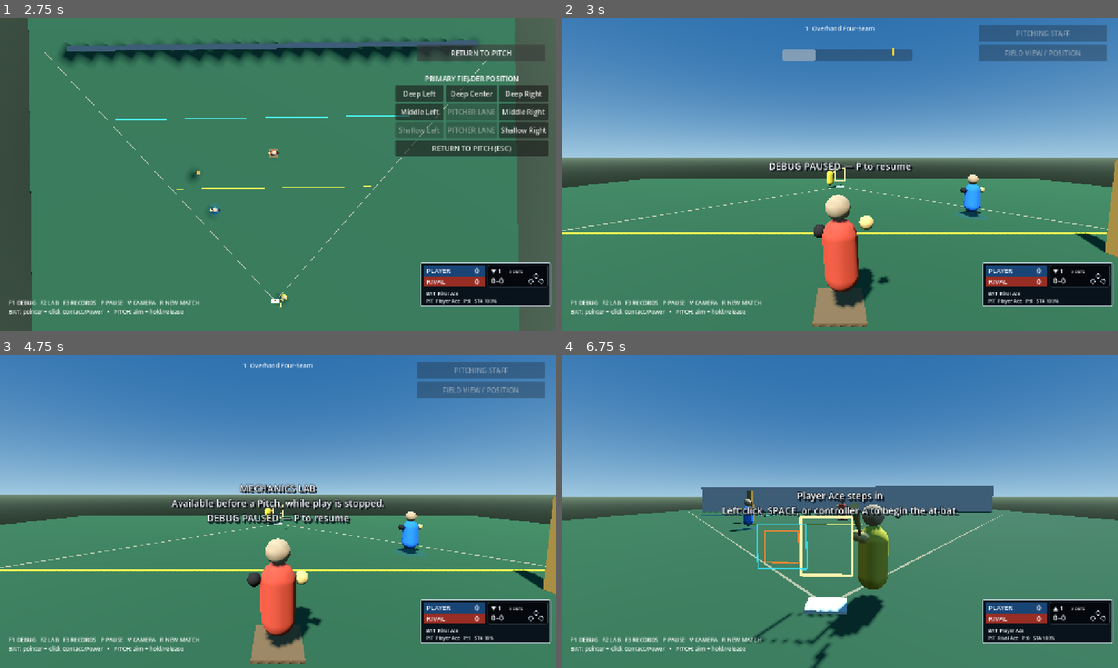
Above: before the commit, frames 1-4 (two rows, left to right).
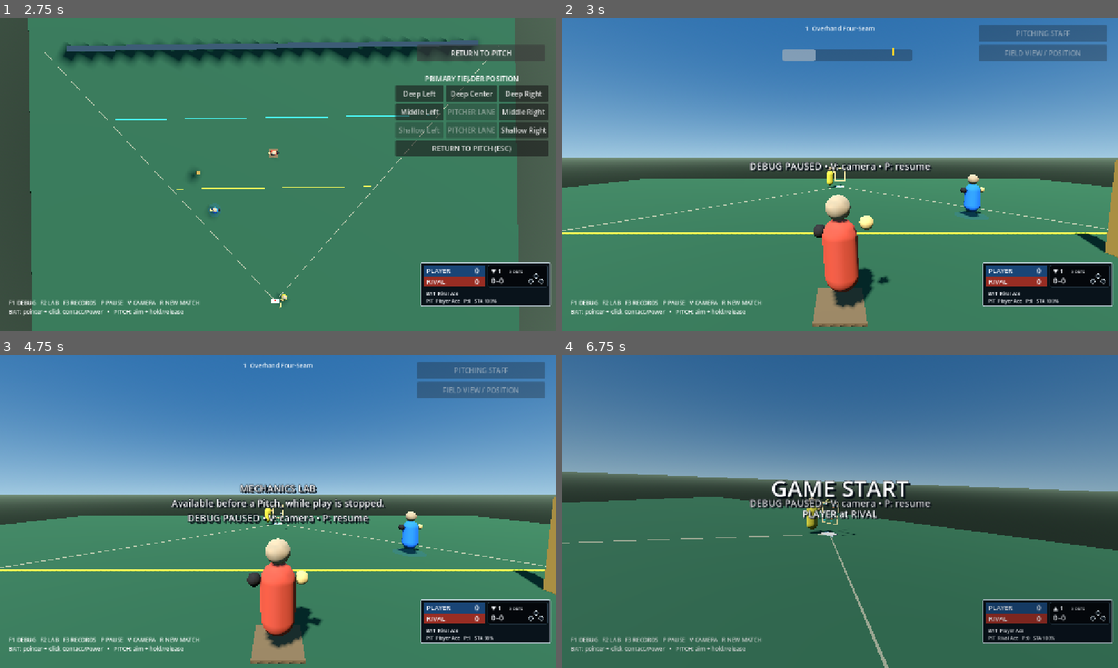
Above: after the commit, the same moments.

Repository: jkz1one/wiffaltro
Game: Godot game, scene res://src/tests/player_flow_test.tscn
Same seed, same stepped clock (60 frames per second), same inputs: the game is played once before the commit and once after it. This scene is started directly instead of the project's main scene.
Inputs (mouse positions are in pixels of both pictures, inside the frame that each line leads up to):
- Up to frame 1 (2.75 s): click "FIELD VIEW / POSITION" at 0.5 s; click "Deep Left" at 1.25 s; click "FIELD VIEW / POSITION" at 2 s
- Up to frame 2 (3 s): click "Deep Center" at 2.75 s
- Up to frame 3 (4.75 s): click "FIELD VIEW / POSITION" at 3.5 s; click "Deep Right" at 4.25 s
- Up to frame 4 (6.75 s): click (979, 448) at 5 s, where only the run before the commit has a clickable "Middle Left"; tap Enter at 5.75 s; move the mouse to (962, 495) at 5.77 s; tap V at 5.85 s; click (962, 495) at 5.92 s; tap R at 6.05 s; drag from (728, 527) to (812, 574) at 6.52 s

Frame 1 is identical in both runs. In frame 2, 0.6% of the frame differs, in the area x 33-67%, y 46-50%; in frame 3, 0.8%; in frame 4, 71%, in the area x 0-100%, y 0-100%.

Commit message:
Enable paused camera inspection and complete pre-playtest loop checks
Allow V to cycle inspection views while actors and gameplay timers stay frozen. Restore the prior view through normal smoothing on resume, and explicitly pause bat and batter animation.

Exercise camera inspection across match/lab states and carry live-match tests through the final-score outro and fresh-game restart. Update the human playtest handoff and reconcile the existing post-approval roadmap.

Validation: full Godot 4.7.2 verification passes. Human fun-gate approval and representative F3 sampling remain pending.

Diff:
--- a/src/labs/pitch_bat_lab/pitch_bat_lab.gd
+++ b/src/labs/pitch_bat_lab/pitch_bat_lab.gd
@@ -175,9 +175,9 @@
 
 
 func _process(delta: float) -> void:
+	PitchBatLabFeelSupport.update(self, delta)
 	if _debug_paused:
 		return
-	PitchBatLabFeelSupport.update(self, delta)
 	if _match_mode and _match_state != null:
 		if (
 			_match_state.phase != MatchState.Phase.GAME_END
--- a/src/labs/pitch_bat_lab/pitch_bat_lab_feel_support.gd
+++ b/src/labs/pitch_bat_lab/pitch_bat_lab_feel_support.gd
@@ -46,6 +46,9 @@
 
 
 static func update(lab: PitchBatLab, delta_seconds: float) -> void:
+	if lab._debug_paused:
+		_update_camera(lab, delta_seconds)
+		return
 	if _update_match_presentation(lab, delta_seconds):
 		_update_camera(lab, delta_seconds)
 		PitchBatLabPresentation.refresh_event(lab)
@@ -355,9 +358,10 @@
 	lab.get_tree().paused = lab._debug_paused
 	if lab._debug_paused:
 		lab._status_before_pause = lab._status_label.text
-		lab._status_label.text = "DEBUG PAUSED — P to resume"
+		lab._status_label.text = "DEBUG PAUSED • V: camera • P: resume"
 	else:
 		lab._status_label.text = lab._status_before_pause
+		lab._camera_director.restore_after_pause()
 	lab._refresh_config()
 
 
@@ -367,13 +371,14 @@
 	lab._debug_paused = false
 	lab.get_tree().paused = false
 	lab._status_label.text = lab._status_before_pause
+	lab._camera_director.restore_after_pause()
 
 
 static func toggle_match_mode(lab: PitchBatLab) -> void:
 	if lab._match_mode and not _can_suspend_match_for_lab(lab):
 		lab._status_label.text = "MECHANICS LAB\nAvailable before a Pitch, while play is stopped."
 		if lab._debug_paused:
-			lab._status_label.text += "\nDEBUG PAUSED — P to resume"
+			lab._status_label.text += "\nDEBUG PAUSED • V: camera • P: resume"
 		lab._refresh_config()
 		return
 	reset_debug_pause(lab)
--- a/src/labs/pitch_bat_lab/pitch_bat_lab_input.gd
+++ b/src/labs/pitch_bat_lab/pitch_bat_lab_input.gd
@@ -226,6 +226,10 @@
 			PitchBatLabFeelSupport.dump_records(lab)
 		KEY_P:
 			PitchBatLabFeelSupport.toggle_debug_pause(lab)
+		KEY_V:
+			if not lab._debug_paused:
+				return false
+			lab._cycle_camera()
 		_:
 			return false
 	return true
--- a/src/labs/pitch_bat_lab/pitch_bat_lab_presentation.gd
+++ b/src/labs/pitch_bat_lab/pitch_bat_lab_presentation.gd
@@ -52,11 +52,13 @@
 
 	lab._batter_avatar = PlayerAvatar.new()
 	lab._batter_avatar.name = "BatterAvatar"
+	lab._batter_avatar.process_mode = Node.PROCESS_MODE_PAUSABLE
 	lab.add_child(lab._batter_avatar)
 	lab._batter_avatar.configure(PlayerAvatar.Role.BATTER, false, false, Color(0.94, 0.78, 0.18))
 
 	lab._bat_actor = BatActor.new()
 	lab._bat_actor.name = "BatActor"
+	lab._bat_actor.process_mode = Node.PROCESS_MODE_PAUSABLE
 	lab.add_child(lab._bat_actor)
 
 
@@ -362,6 +364,9 @@
 
 
 static func cycle_camera(lab: PitchBatLab) -> void:
+	if lab._debug_paused:
+		lab._camera_director.cycle_paused_view()
+		return
 	if lab._field_setup_active:
 		return
 	lab._camera_mode = (lab._camera_mode + 1) % 4
--- a/src/presentation/camera/match_camera_director.gd
+++ b/src/presentation/camera/match_camera_director.gd
@@ -32,10 +32,27 @@
 var _presentation_motion: PresentationMotion = PresentationMotion.STILL
 var _presentation_progress: float = 0.0
 var _defense_ball_view: bool = false
+var _shot_before_inspection: int = -1
 
 
 func set_shot(next_shot: Shot) -> void:
 	shot = next_shot
+	if _shot_before_inspection >= 0:
+		# Closing a setup panel during inspection changes the view to restore.
+		_shot_before_inspection = int(next_shot)
+
+
+func cycle_paused_view() -> void:
+	if _shot_before_inspection < 0:
+		_shot_before_inspection = int(shot)
+	shot = ((int(shot) + 1) % 4) as Shot
+
+
+func restore_after_pause() -> void:
+	if _shot_before_inspection < 0:
+		return
+	shot = _shot_before_inspection as Shot
+	_shot_before_inspection = -1
 
 
 func set_batter_handedness(is_left_handed: bool) -> void:
--- a/src/tests/live_match_test.gd
+++ b/src/tests/live_match_test.gd
@@ -57,9 +57,36 @@
 	print("LIVE_MATCH seed=", run_seed, " score=", lab._match_state.score_label(),
 		" inning=", lab._match_state.inning, " records=", lab._play_records.size(),
 		" balls_in_play=", live_balls)
+	await _check_outro_and_restart(lab)
 	lab.queue_free()
 	await get_tree().process_frame
 	DirAccess.remove_absolute(export_path)
+
+
+func _check_outro_and_restart(lab: PitchBatLab) -> void:
+	var final_score: String = lab._match_state.score_label()
+	var record_count: int = lab._play_records.size()
+	var export_path: String = lab._record_export.path
+	for frame in range(420):
+		await get_tree().physics_frame
+		if lab._match_presentation_director.mode == MatchPresentationDirector.Mode.OUTRO_HOLD:
+			break
+	_check(lab._match_presentation_director.mode == MatchPresentationDirector.Mode.OUTRO_HOLD,
+		"finished match must settle on its outro")
+	_check(lab._match_state.score_label() == final_score and lab._play_records.size() == record_count,
+		"outro must preserve the final score and completed records")
+	var restart: InputEventKey = InputEventKey.new()
+	restart.keycode = KEY_R
+	restart.pressed = true
+	PitchBatLabInput.handle(lab, restart)
+	_check(lab._match_state.phase == MatchState.Phase.PRE_PITCH
+		and lab._match_state.inning == 1 and lab._match_state.top_half
+		and lab._match_state.away_team.runs == 0 and lab._match_state.home_team.runs == 0,
+		"R after the outro must start a fresh game")
+	_check(lab._match_presentation_director.mode == MatchPresentationDirector.Mode.INTRO
+		and lab._play_records.is_empty() and not lab._pitch_actor.running
+		and lab._batted_ball == null, "restart must clear old actors and begin the new intro")
+	_check(FileAccess.file_exists(export_path), "restart must retain the finished match's QC file")
 
 
 func _check(condition: bool, message: String) -> void:
--- a/src/tests/player_flow_test.gd
+++ b/src/tests/player_flow_test.gd
@@ -8,6 +8,7 @@
 	process_mode = Node.PROCESS_MODE_ALWAYS
 	await _test_paused_release()
 	await _test_paused_mode_switch()
+	await _test_paused_cameras()
 	await _test_setup_input()
 	await _test_lab_return()
 	await _test_batting(&"swing.contact")
@@ -159,7 +160,96 @@
 		lab._pitching_staff_active = false
 		lab._field_setup_active = false
 		lab._apply_role_camera()
-	await _free_lab(lab)
+	# The return button remains usable during pause; it must supersede the
+	# inspected setup camera when normal play resumes.
+	lab._toggle_field_setup()
+	_key(lab, KEY_P)
+	_key(lab, KEY_V)
+	lab._toggle_field_setup()
+	_key(lab, KEY_P)
+	_check(not lab._field_setup_active
+		and lab._camera_director.shot == MatchCameraDirector.Shot.PITCHING,
+		"closing setup during paused inspection must restore the gameplay camera")
+	await _free_lab(lab)
+
+
+func _test_paused_cameras() -> void:
+	for context in ["ready", "delivery", "pitch", "swing", "staff", "field", "intro", "lab"]:
+		var lab: PitchBatLab = _new_lab(context != "swing" and context != "lab")
+		match context:
+			"delivery", "pitch":
+				_key(lab, KEY_SPACE)
+				await _frames(8 if context == "delivery" else 27)
+				if context == "pitch":
+					_key(lab, KEY_SPACE, false)
+			"swing":
+				await _start_batting_pitch(lab)
+				_key(lab, KEY_Z)
+				await _frames(2)
+				_check(lab._bat_actor._swinging, "pause fixture must have an active swing")
+			"staff":
+				lab._toggle_pitching_staff()
+				await _frames(12)
+			"field":
+				lab._toggle_field_setup()
+				await _frames(12)
+			"intro":
+				PitchBatLabFeelSupport.begin_match_intro(lab)
+			"lab":
+				_key(lab, KEY_F2)
+				_key(lab, KEY_SPACE)
+		await _inspect_paused_scene(lab, context)
+		await _free_lab(lab)
+
+
+func _inspect_paused_scene(lab: PitchBatLab, context: String) -> void:
+	var original_shot: MatchCameraDirector.Shot = lab._camera_director.shot
+	var original_mode: int = lab._camera_mode
+	_key(lab, KEY_P)
+	var frozen: Array = _gameplay_snapshot(lab)
+	for view in range(4):
+		var previous_shot: MatchCameraDirector.Shot = lab._camera_director.shot
+		var previous_transform: Transform3D = lab._camera.global_transform
+		_key(lab, KEY_V)
+		_check(lab._camera_director.shot != previous_shot,
+			context + ": V must select another view while paused")
+		await _frames(8)
+		_check(not lab._camera.global_transform.is_equal_approx(previous_transform),
+			context + ": paused camera must actually move")
+		_check(lab._debug_paused and get_tree().paused,
+			context + ": camera inspection must preserve pause")
+		_check(_gameplay_snapshot(lab) == frozen,
+			context + ": camera inspection must freeze simulation, poses, and timers")
+	# Leave inspection on a different view to exercise restoration on resume.
+	_key(lab, KEY_V)
+	var inspection_transform: Transform3D = lab._camera.global_transform
+	_key(lab, KEY_P)
+	_check(lab._camera_director.shot == original_shot and lab._camera_mode == original_mode,
+		context + ": resume must restore the previous view")
+	_check(lab._camera.global_transform == inspection_transform,
+		context + ": resume must interpolate back rather than snap")
+
+
+func _gameplay_snapshot(lab: PitchBatLab) -> Array:
+	var pitch: PitchState = lab._pitch_actor.state
+	var play: BallPlayState = lab._ball_play_resolver.state
+	return [
+		lab._match_state.phase, lab._match_state.elapsed_seconds,
+		lab._match_state.score_label(), lab._match_state.plate_appearance_number,
+		lab._match_state.balls, lab._match_state.strikes, lab._match_state.outs,
+		lab._throw_number, lab._play_records.size(), lab._pitch_target, lab._batting_aim,
+		lab._match_state.pitcher().stamina_remaining,
+		lab._release_controller.elapsed_seconds, lab._at_bat_cadence.elapsed_seconds,
+		lab._match_presentation_director.elapsed_seconds,
+		lab._match_presentation_director.shot_index,
+		pitch.elapsed_time if pitch != null else 0.0,
+		pitch.position if pitch != null else Vector3.ZERO,
+		play.elapsed_seconds if play != null else 0.0,
+		lab._batted_ball.global_position if lab._batted_ball != null else Vector3.ZERO,
+		lab._primary_fielder.global_position, lab._pitcher_marker.transform,
+		lab._bat_actor._swing_elapsed, lab._bat_actor._pivot.transform,
+		lab._batter_avatar._batting_swing_elapsed, lab._batter_avatar._body_root.transform,
+	]
 
 
 func _test_lab_return() -> void:
@@ -170,6 +260,7 @@
 	lab._pitch_target = Vector2(0.31, 1.42)
 	lab._status_label.text = "Ready marker"
 	_key(lab, KEY_P)
+	_key(lab, KEY_V)
 	_key(lab, KEY_F2)
 	_check(not lab._match_mode and not get_tree().paused, "safe Lab entry must work from pause")
 	_key(lab, KEY_SPACE)
@@ -234,12 +325,7 @@
 				"player contact must enter actual ball-in-play")
 			_check(lab._camera_director.shot == MatchCameraDirector.Shot.BALL_IN_PLAY,
 				"player contact must select the live-ball camera")
-			_key(lab, KEY_P)
-			var position_before_pause: Vector3 = lab._batted_ball.global_position
-			await _frames(6)
-			_check(lab._batted_ball.global_position == position_before_pause,
-				"pause must freeze the physical batted ball")
-			_key(lab, KEY_P)
+			await _inspect_paused_scene(lab, "ball in play")
 			if reset_live:
 				await _check_live_reset(lab)
 				break
@@ -253,6 +339,7 @@
 			_check(record.swing_profile_id == profile_id and record.exit_speed_mps > 0.0,
 				"completed record must retain player swing and actual exit speed")
 			_check(record.result != &"pending", "player hit must resolve")
+			await _inspect_paused_scene(lab, "result hold")
 			var hold_time: float = lab._at_bat_cadence.elapsed_seconds
 			_key(lab, KEY_SPACE)
 			_mouse(lab, MOUSE_BUTTON_LEFT, true, crossing.point)
Not shown, changed: docs/IMPLEMENTATION_STATUS.md
Not shown, changed: docs/PITCH_BAT_LAB_TEST.md
Not shown, changed: docs/SOURCE_OF_TRUTH.md
Not shown, changed: docs/TECHNICAL_PREPRODUCTION.md
Not shown, changed: docs/VERIFICATION.md
